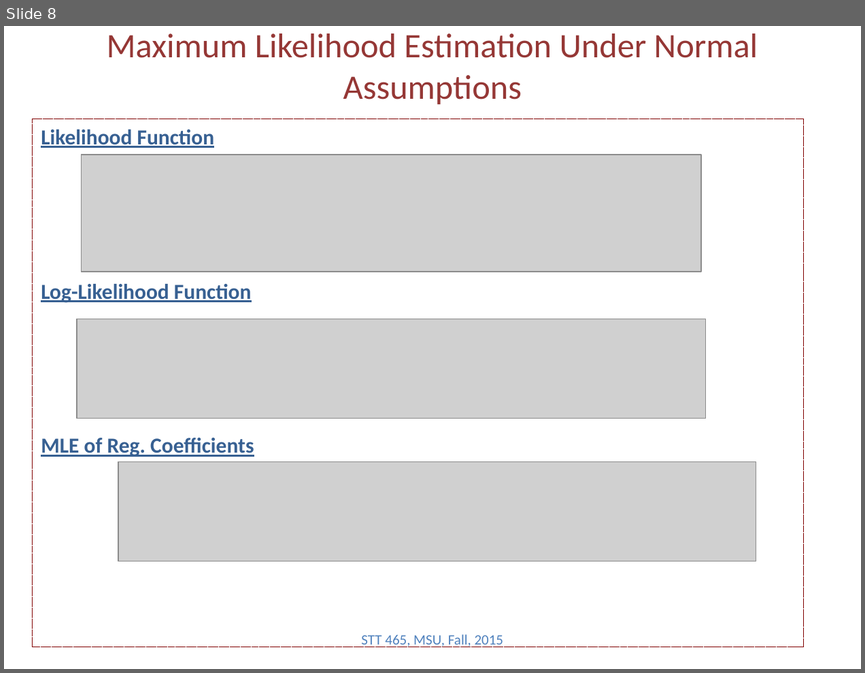
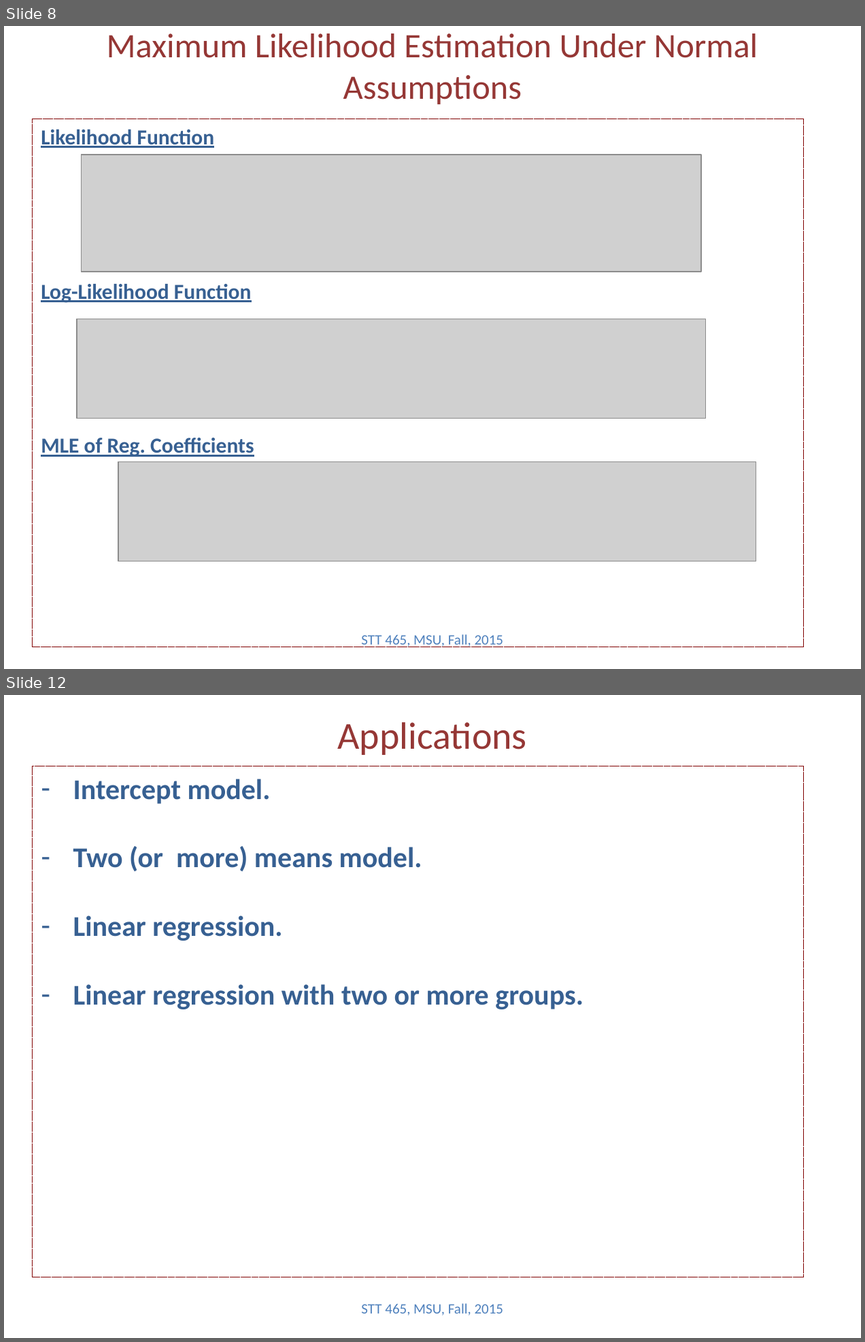
Before and after one commit to Boukos/STT465, a slide deck: STT465_9.pptx. Shown one above the other, each under a label of ours: slide 8 before the commit, slides 8 and 12 after it; the slides between them are not shown. The pictures are 865x673 and 865x1342 pixels, drawn with LibreOffice and Linux fonts; fonts in the diff are those of the drawing; grey boxes stand for pictures. Boxes give left, top, right and bottom in pixels: in the first picture for what was removed or moved away, otherwise in the second. Text is boxed around its words. In the diff, an @@ line names an element or a change of style, - is before the commit and + after.

```diff
--- a/STT465_9.pptx
+++ b/STT465_9.pptx
@@ slide 12 added at bbox=[4, 695, 861, 1338], background #FFFFFF @@
@@ title added at bbox=[338, 722, 527, 755], 32 pt, text #953735 @@
+Applications
@@ rectangle added at bbox=[33, 766, 804, 1277], outline #800000 0.75 pt dashed, 24 pt, text #376092, bold @@
+– Intercept model.
+– Two (or more) means model.
+– Linear regression.
+– Linear regression with two or more groups.
@@ text added at bbox=[361, 1303, 504, 1315], 12 pt, text #4F81BD @@
+STT 465, MSU, Fall, 2015
```
Also in this commit, not shown: 8 other slides added, 4 other files.
